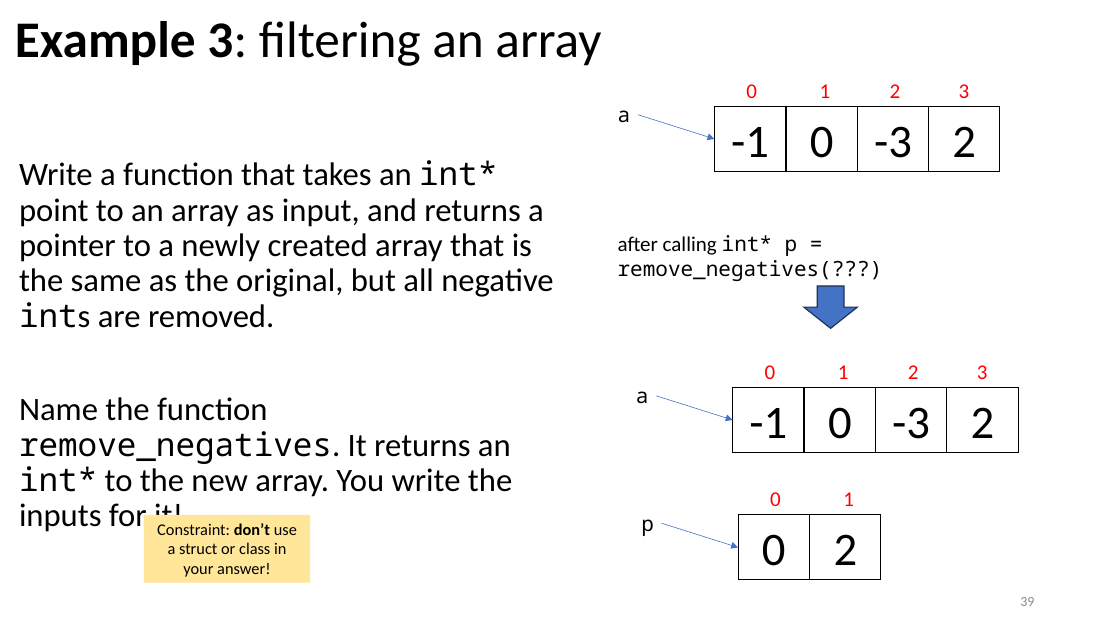
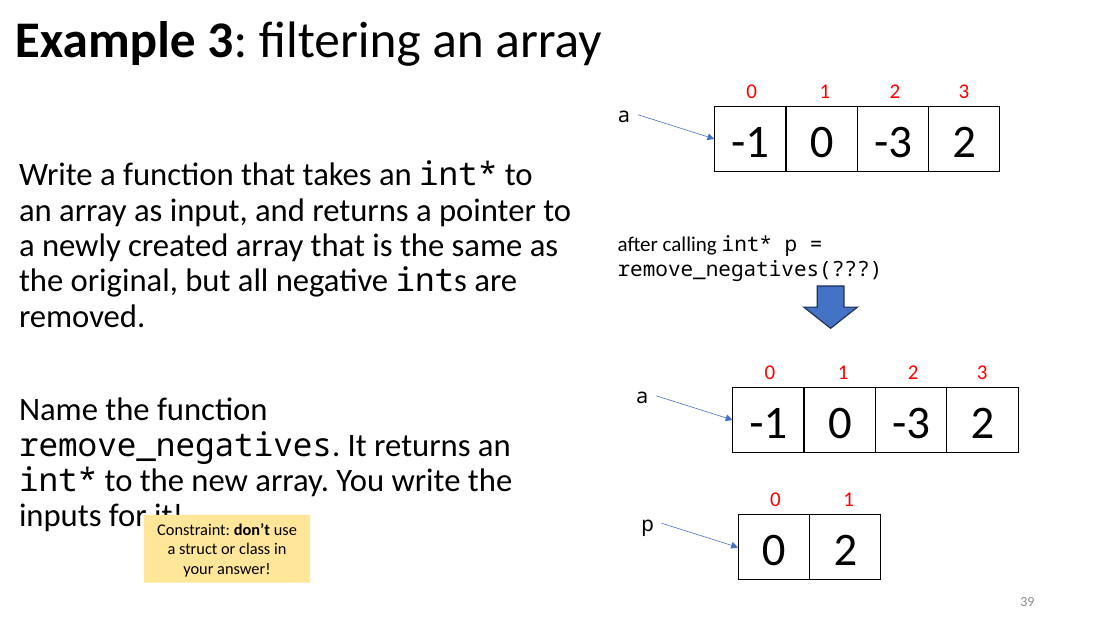
Before and after one commit to tjd1234/cmpt135spring2024, a slide deck: slide 39 of sample_code/week3/week3_cmpt135.pptx. Drawn at 1120x630 pixels with LibreOffice and Linux fonts; fonts in the diff are those of the drawing. Boxes give left, top, right and bottom in pixels: in the first picture for what was removed or moved away, otherwise in the second. Text is boxed around its words. In the diff, an @@ line names an element or a change of style, - is before the commit and + after.

```diff
--- a/sample_code/week3/week3_cmpt135.pptx
+++ b/sample_code/week3/week3_cmpt135.pptx
@@ text at <box>19,160,571,328</box>: text changed @@
-Write a function that takes an int* point to an array as input, and returns a pointer to a newly created array that is the same as the original, but all negative ints are removed.
+Write a function that takes an int* to an array as input, and returns a pointer to a newly created array that is the same as the original, but all negative ints are removed.
```
Also in this commit, not shown: 4 other slides changed, 2 slides added, 2 other files.
